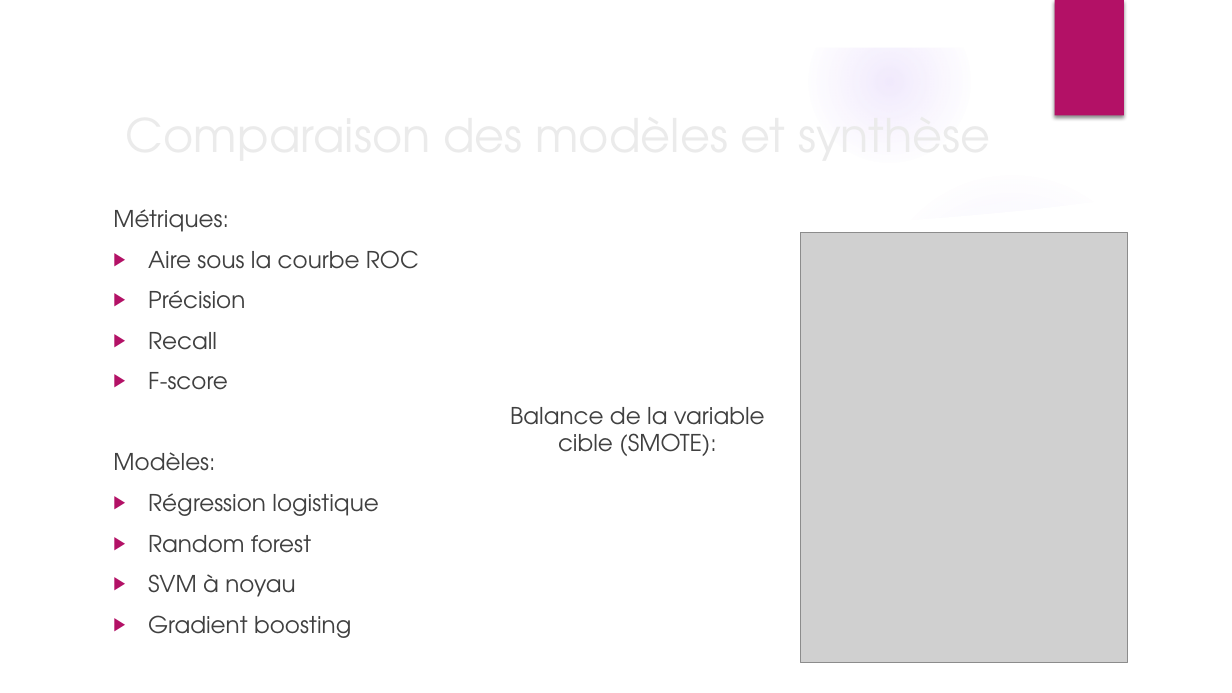
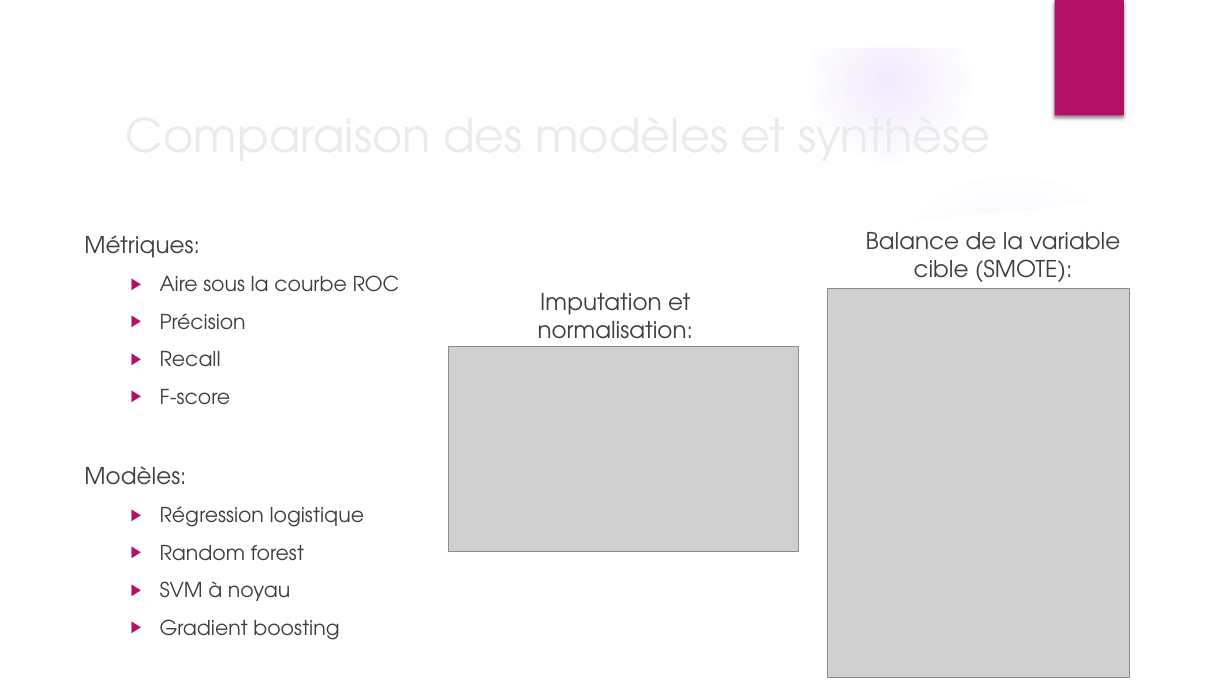
Before and after one commit to ThibaultDieudonne/Credit-Scoring, a slide deck: slide 8 of P4_01_presentation.pptx. Drawn at 1232x693 pixels with LibreOffice and Linux fonts; fonts in the diff are those of the drawing; grey boxes stand for pictures; background and template pictures are left out. Boxes give left, top, right and bottom in pixels: in the first picture for what was removed or moved away, otherwise in the second. Text is boxed around its words. In the diff, an @@ line names an element or a change of style, - is before the commit and + after.

```diff
--- a/P4_01_presentation.pptx
+++ b/P4_01_presentation.pptx
@@ text "Métriques:": place and size @@
-text "Métriques:" at [113,209,419,638]
+text "Métriques:" at [84,235,400,640]
@@ text "Balance de la variable cible ...": place and size @@
-text "Balance de la variable cible ..." at [510,407,765,456]
+text "Balance de la variable cible ..." at [866,232,1121,282]
@@ text at [160,275,400,640]: size 18 to 16 pt in "Aire sous la courbe ROC", "Précision", "Recall", "F-score" and 4 more places; list level 1 to 2 in "Aire sous la courbe ROC"; list level 1 to 2 in "Précision"; list level 1 to 2 in "Recall"; list level 1 to 2 in "F-score"; list level 1 to 2 in "Régression logistique"; list level 1 to 2 in "Random forest"; list level 1 to 2 in "SVM à noyau"; list level 1 to 2 in "Gradient boosting" @@
@@ text added at [538,293,694,349], 18 pt, text #404040 @@
+Imputation et normalisation:
@@ picture: place and size @@
-picture at [800,232,1128,663]
+picture at [828,288,1129,677]
@@ picture added at [449,347,799,552] @@
```
Also in this commit, not shown: 5 other slides changed, 4 slides added, 2 slides removed, 1 other file.
